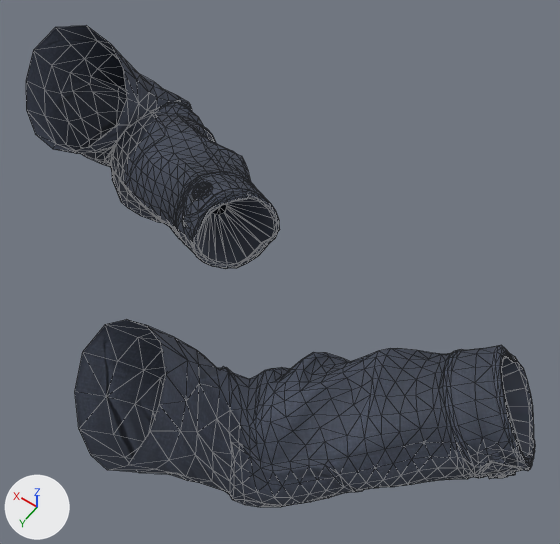
The glTF model assets/models/agent_arms/sas.glb as it was, and as the next commit left it.
Both versions are drawn from a 50 mm camera at (-0.666, 0.245, 0.514) aimed at (-0.302, -0.265, -0.288). The axes (+X, +Y, +Z) are drawn at lower left. The lights are the same throughout. The first picture is the older version. Mesh edges are drawn as thin lines. Vertices at exactly the same position are counted once.

The older version as bpy lines, for what is in view:
```python
me_mesh_0 = bpy.data.meshes.new('Mesh_0')
me_mesh_0.from_pydata(...)  # 1842 vertices, 3606 faces; spans x -0.682..0.196, y -0.487..0.071, z -0.426..-0.161
me_mesh_0.materials.append(mat_sleeve_ctm_sas)
ob_agentarms_sas = bpy.data.objects.new('AgentArms_sas', me_mesh_0)
ob_agentarms_sas.location = (0.0, 0.0, 0.0)
```
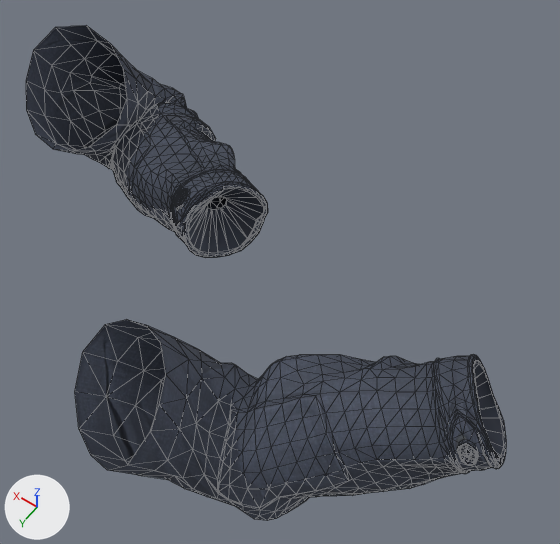
Location of each change, [x1, y1, x2, y2] in pixels of the pictures (560 x 544 px; the box of a moved part takes in the faces that stretch with it):
'AgentArms_sas', reshaped: before [26, 25, 535, 507]; after [26, 25, 506, 520]
part 1 of me_mesh_0, moved or reshaped: before [192, 181, 213, 201]; after [175, 188, 190, 208]
part 2 of me_mesh_0, moved or reshaped: before [488, 471, 515, 479]; after [458, 440, 478, 465]
part 3 of me_mesh_0, moved or reshaped: before [90, 338, 535, 507]; after [90, 338, 506, 520]
part 4 of me_mesh_0, moved or reshaped: before [26, 41, 280, 269]; after [26, 41, 268, 258]

What changed in the scene script:
```text
Change me_mesh_0:
    used by ob_agentarms_sas; location = (0.0, 0.0, 0.0)
    remove me_mesh_0.from_pydata(...)  # 1842 vertices, 3606 faces; spans x -0.682..0.196, y -0.487..0.071, z -0.426..-0.161
    add me_mesh_0.from_pydata(...)  # 1842 vertices, 3606 faces; spans x -0.656..0.196, y -0.486..0.071, z -0.433..-0.161
    me_mesh_0 part 1: the loose piece of 78 vertices spanning x -0.189..-0.16, y -0.285..-0.257, z -0.225..-0.208 is multiplied about its middle by the matrix ((0.729, 0.001, 0.187), (0.17, 0.899, 0.297), (-0.079, -0.342, 0.92)), then moved by (0.025, 0.013, -0.018)
    me_mesh_0 part 2: the loose piece of 78 vertices spanning x -0.672..-0.649, y -0.176..-0.151, z -0.273..-0.245 is multiplied about its middle by the matrix ((0.651, 0.349, 0.354), (-0.293, 0.622, -0.638), (-0.401, 0.609, 0.617)), then moved by (0.037, 0.024, 0.047)
    me_mesh_0 part 3: 824 of 1842 vertices moved; they spanned x -0.682..-0.241, y -0.281..0.044, z -0.426..-0.169 and now span x -0.656..-0.242, y -0.263..0.047, z -0.433..-0.176; mean shift (0.004, 0.008, -0.003); largest move (-0.435, -0.063, -0.239) -> (-0.396, -0.135, -0.248)
    me_mesh_0 part 4: 822 of 1842 vertices moved; they spanned x -0.258..0.186, y -0.487..-0.221, z -0.415..-0.207 and now span x -0.225..0.186, y -0.486..-0.231, z -0.418..-0.218; mean shift (0.008, -0.002, 0.0); largest move (-0.258, -0.326, -0.29) -> (-0.225, -0.344, -0.276)
```
